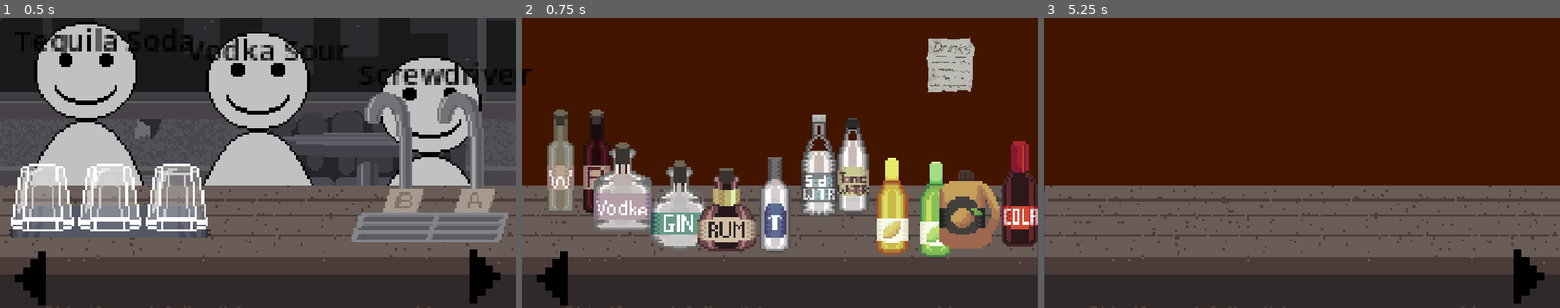
Above: before the commit, frames 1-3 (left to right).
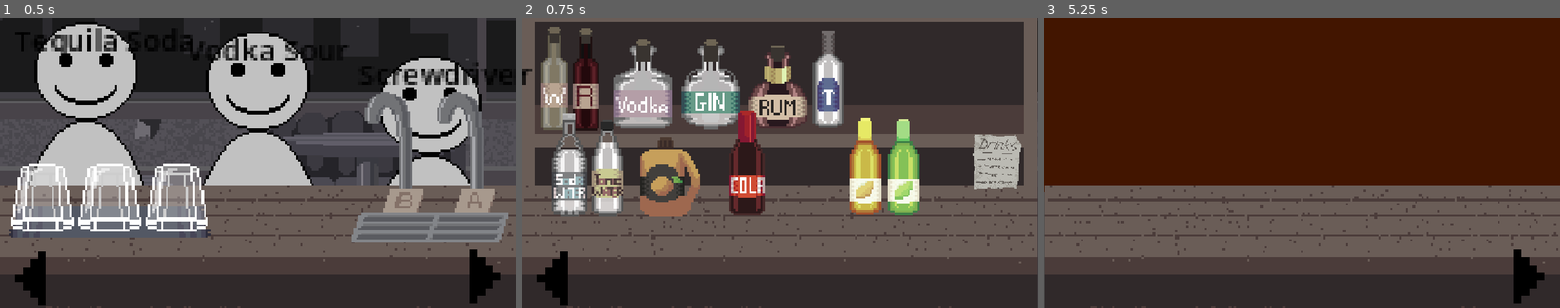
Above: after the commit, the same moments.

Repository: MJw0lf/ShiftGameJam
Game: Godot game, scene res://Scenes/test_scene.tscn
The game is run twice, just before and just after one commit, with the same random seed, the same clock (stepped at 60 frames per second) and the same inputs.
Inputs (mouse positions are in pixels of both pictures, inside the frame that each line leads up to):
- Up to frame 1 (0.5 s): no input
- Up to frame 2 (0.75 s): click (1007, 276) at 0.5 s
- Up to frame 3 (5.25 s): click (1074, 279) at 1.25 s; click (1529, 276) at 2 s; click (1074, 279) at 2.75 s; click (1529, 276) at 3.5 s; click (1074, 279) at 4.25 s; tap Enter (ui_accept) at 5 s; move the mouse to (1152, 197) at 5.02 s; click (1152, 197) at 5.1 s

Frame 1 is identical in both runs. In frame 2, 72% of the frame differs, in the area x 0-100%, y 0-83%; in frame 3, nothing differs.

Commit message:
replaced all them placeholders

Diff:
--- a/Scenes/test_scene.tscn
+++ b/Scenes/test_scene.tscn
@@ -4,6 +4,7 @@
 [ext_resource type="Script" uid="uid://dev2xfbyrsafv" path="res://Scripts/scene_manager.gd" id="1_hb2xm"]
 [ext_resource type="PackedScene" uid="uid://bu0t37vw4fqcx" path="res://Objects/glass_rack.tscn" id="2_50ct6"]
 [ext_resource type="Texture2D" uid="uid://conyk3pmgj4ua" path="res://Textures/objects/background.png" id="3_0g4ye"]
+[ext_resource type="Texture2D" uid="uid://c0hvj5wjhuluk" path="res://Textures/objects/shelf.png" id="4_733rx"]
 [ext_resource type="PackedScene" uid="uid://dksqg4ncm2cfu" path="res://Objects/taps.tscn" id="4_hb2xm"]
 [ext_resource type="Texture2D" uid="uid://y5uaosn3hfmn" path="res://Textures/objects/bar.png" id="4_soh27"]
 [ext_resource type="PackedScene" uid="uid://c2oxsrmqrgy2s" path="res://Objects/Alcohol/white_wine.tscn" id="5_ak5v8"]
@@ -49,9 +50,9 @@
 
 [node name="backgroundRight2" type="Sprite2D" parent="backgrounds" unique_id=239861857]
 z_index = -1
-position = Vector2(1799, -3.0000372)
-scale = Vector2(5.6260867, 12.764706)
-texture = ExtResource("1_3dogw")
+position = Vector2(1727, 144.00002)
+scale = Vector2(5, 5)
+texture = ExtResource("4_733rx")
 
 [node name="backgroundRight3" type="Sprite2D" parent="backgrounds" unique_id=1103654781]
 z_index = -1
@@ -68,55 +69,55 @@
 scale = Vector2(5, 5)
 
 [node name="WhiteWine" parent="." unique_id=2001502966 instance=ExtResource("5_ak5v8")]
-position = Vector2(1238.0001, 325)
+position = Vector2(1224, 140.00002)
 scale = Vector2(5, 5)
 
 [node name="RedWine" parent="." unique_id=1705242513 instance=ExtResource("9_d3awe")]
-position = Vector2(1319.0001, 324.00003)
+position = Vector2(1295.0001, 142.00002)
 scale = Vector2(5, 5)
 
 [node name="Vodka" parent="." unique_id=976820995 instance=ExtResource("10_yglu3")]
-position = Vector2(1377, 367)
+position = Vector2(1422.0001, 137.00002)
 scale = Vector2(5, 5)
 
 [node name="Gin" parent="." unique_id=1560322455 instance=ExtResource("11_bwjpn")]
-position = Vector2(1504, 409.00003)
+position = Vector2(1574.0001, 138.00003)
 scale = Vector2(5, 5)
 
 [node name="Rum" parent="." unique_id=1172441223 instance=ExtResource("12_4blnk")]
-position = Vector2(1609, 411.00003)
+position = Vector2(1723.0001, 137.00006)
 scale = Vector2(5, 5)
 
 [node name="Tequila" parent="." unique_id=1264578827 instance=ExtResource("13_tnimv")]
-position = Vector2(1717.0001, 410)
+position = Vector2(1836, 130.00003)
 scale = Vector2(5, 5)
 
 [node name="SodaWater" parent="." unique_id=2124837610 instance=ExtResource("14_tnimv")]
-position = Vector2(1815, 331)
+position = Vector2(1258.0001, 328)
 scale = Vector2(5, 5)
 
 [node name="LemonJuice" parent="." unique_id=694937599 instance=ExtResource("15_i0miu")]
-position = Vector2(1978.0001, 413)
+position = Vector2(1918, 324.00003)
 scale = Vector2(5, 5)
 
 [node name="LimeJuice" parent="." unique_id=825136650 instance=ExtResource("16_6bfml")]
-position = Vector2(2076, 420)
+position = Vector2(2004.0002, 325)
 scale = Vector2(5, 5)
 
 [node name="OrangeJuice" parent="." unique_id=378351114 instance=ExtResource("17_0g4ye")]
-position = Vector2(2160.0002, 400)
+position = Vector2(1490.0002, 328)
 scale = Vector2(5, 5)
 
 [node name="TonicWater" parent="." unique_id=17050293 instance=ExtResource("18_soh27")]
-position = Vector2(1891, 331.00003)
+position = Vector2(1343, 335.00003)
 scale = Vector2(5, 5)
 
 [node name="Cola" parent="." unique_id=1517502858 instance=ExtResource("19_6bfml")]
-position = Vector2(2263.0002, 396)
+position = Vector2(1654.0002, 327.00003)
 scale = Vector2(5, 5)
 
 [node name="DrinkMenu" parent="." unique_id=337659513 instance=ExtResource("20_0g4ye")]
-position = Vector2(2109, 103)
+position = Vector2(2212, 319)
 
 [node name="Camera2D" type="Camera2D" parent="." unique_id=945884821]
 position = Vector2(576, 324)
Binary file changed: Textures/objects/GlassFull.aseprite
Binary file added: Textures/objects/WineGlassEmpty.aseprite
Binary file added: Textures/objects/WineGlassFull.aseprite
Binary file added: Textures/objects/WineGlassFull.png
Binary file added: Textures/objects/shelf.aseprite
Binary file added: Textures/objects/shelf.png
Not shown, added: Textures/objects/shelf.png.import
